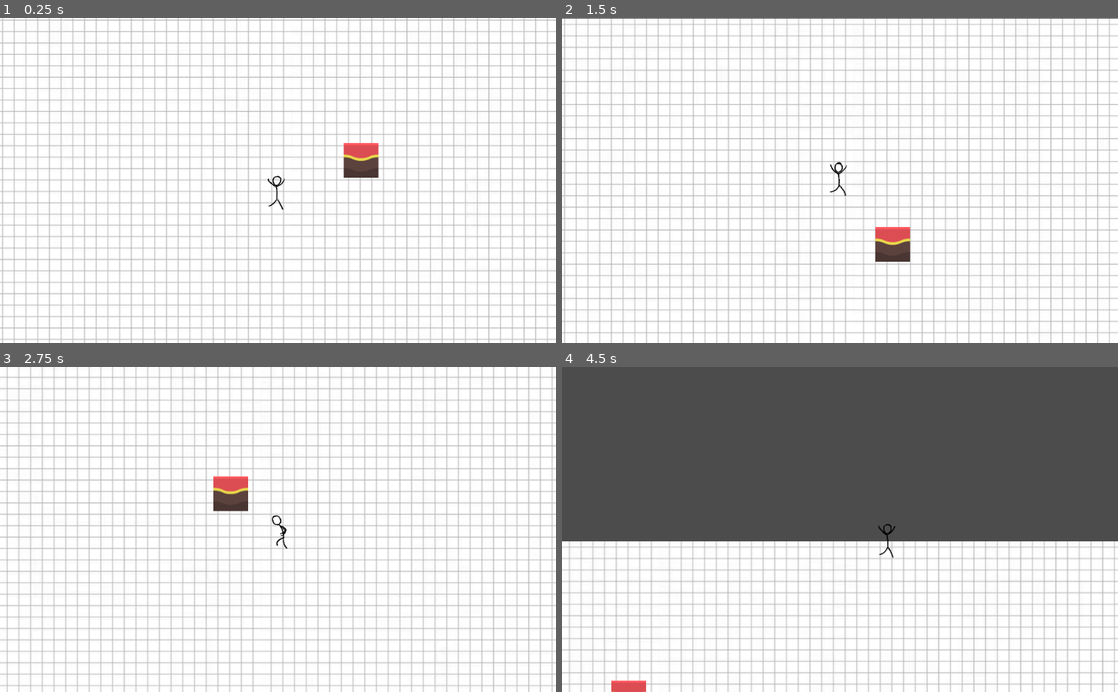
Above: before the commit, frames 1-4 (two rows, left to right).
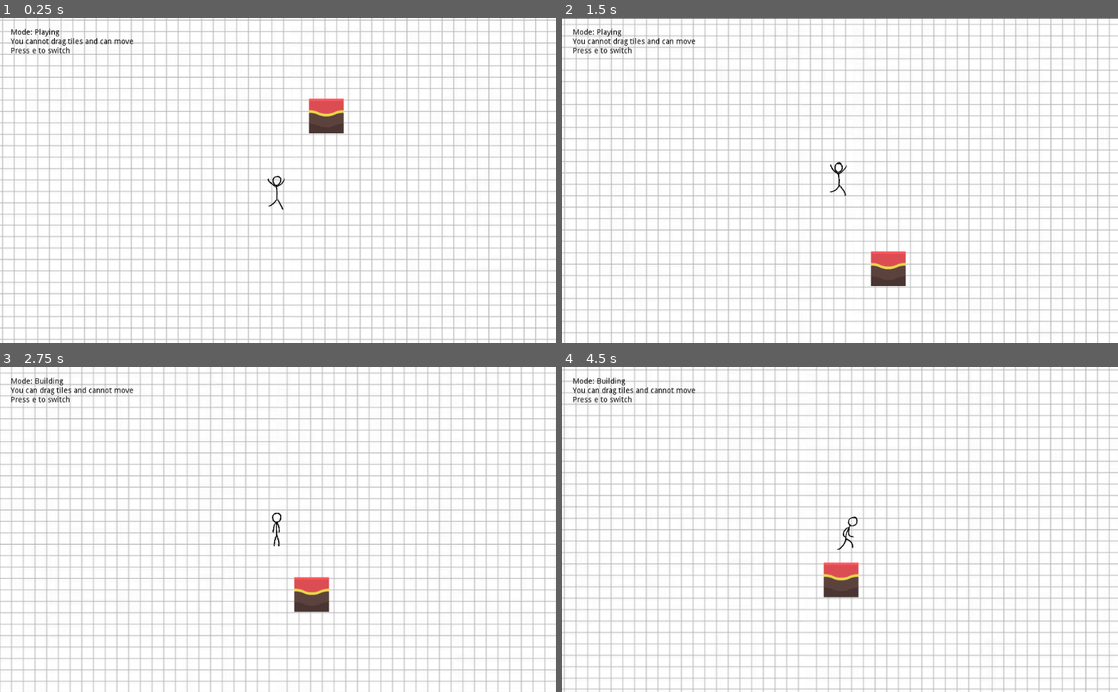
Above: after the commit, the same moments.

Repository: DominickRobinson/Supreme-Hen-Donkey
Game: Godot game, scene res://DemoScene.tscn
The game is run twice, just before and just after one commit, with the same random seed, the same clock (stepped at 60 frames per second) and the same inputs.
Inputs (mouse positions are in pixels of both pictures, inside the frame that each line leads up to):
- Up to frame 1 (0.25 s): no input
- Up to frame 2 (1.5 s): tap E (debug1) at 0.5, 1.25 s; drag from (656, 138) to (828, 196) at 0.52 s; drag from (923, 294) to (828, 151) at 1.27 s
- Up to frame 3 (2.75 s): tap E (debug1) at 2 s; move the mouse to (333, 458) at 2.02 s; press the mouse at (333, 458) at 2.03 s; hold A (left) from 2.03 s (still down)
- Up to frame 4 (4.5 s): release A (left) at 2.75 s; release the mouse at (895, 458) at 2.75 s; tap E (debug1) at 2.75, 3.5, 4.15, 4.25 s; drag from (812, 594) to (812, 688) at 2.77 s; move the mouse to (1006, 578) at 3.52 s; press the mouse at (1006, 578) at 3.53 s; hold D (right) 3.53-4.25 s; tap Space (jump) at 3.77 s; release the mouse at (1006, 578) at 4.25 s; drag from (673, 480) to (890, 532) at 4.27 s

The runs differ from the first frame. In frame 1, 1.7% of the frame differs, in the area x 1-69%, y 3-50%; in frame 2, 1.6%; in frame 3, 33%; in frame 4, 67%, in the area x 0-100%, y 0-100%.

Commit message:
Switch from building to playing mode

Diff:
--- a/Supreme-Hen-Donkey/DemoScene.tscn
+++ b/Supreme-Hen-Donkey/DemoScene.tscn
@@ -6,13 +6,20 @@
 [ext_resource path="res://Prefabs/DraggableTile.tscn" type="PackedScene" id=4]
 [ext_resource path="res://Prefabs/DraggableTileBlock.tscn" type="PackedScene" id=5]
 [ext_resource path="res://Prefabs/MovingPlatform.tscn" type="PackedScene" id=6]
+[ext_resource path="res://GameManager.gd" type="Script" id=7]
+[ext_resource path="res://UI.tscn" type="PackedScene" id=8]
 
 [sub_resource type="RectangleShape2D" id=1]
 extents = Vector2( 30, 30 )
 
 [node name="DemoScene" type="Node2D"]
 
-[node name="Sprite" type="Sprite" parent="."]
+[node name="GameManager" type="Node2D" parent="."]
+position = Vector2( 66, 457 )
+script = ExtResource( 7 )
+playerNP = NodePath("../Player")
+
+[node name="Background" type="Sprite" parent="."]
 position = Vector2( 200, 557 )
 texture = ExtResource( 3 )
 region_enabled = true
@@ -21,8 +28,20 @@
 "_edit_lock_": true
 }
 
+[node name="CanvasLayer" type="CanvasLayer" parent="."]
+layer = 0
+
+[node name="UI" parent="CanvasLayer" instance=ExtResource( 8 )]
+margin_right = 44.0
+
 [node name="Player" parent="." instance=ExtResource( 1 )]
 position = Vector2( 63, 376 )
+HORIZONTAL_MAX_SPEED = 500.0
+FLOOR_ACCELERATION = 30.0
+AIR_ACCELERATION = 20.0
+JUMP_SPEED = 600.0
+WALL_JUMP_VERTICAL_SPEED = 600.0
+WALL_JUMP_HORIZONTAL_SPEED = 600.0
 
 [node name="StaticBody2D" type="StaticBody2D" parent="."]
 collision_layer = 3
@@ -52,10 +71,10 @@
 [node name="TileMap" type="TileMap" parent="."]
 format = 1
 
+[node name="DraggableTile2" parent="." instance=ExtResource( 5 )]
+position = Vector2( 152, 269 )
+
 [node name="DraggableTile" parent="." instance=ExtResource( 4 )]
-position = Vector2( -277, 364 )
+position = Vector2( -235, 377 )
 
 [node name="MovingPlatform" parent="DraggableTile" instance=ExtResource( 6 )]
-
-[node name="DraggableTile2" parent="." instance=ExtResource( 5 )]
-position = Vector2( 216, 351 )
--- /dev/null
+++ b/Supreme-Hen-Donkey/GameManager.gd
@@ -0,0 +1,49 @@
+extends Node2D
+
+var currPlayer := 1
+var currMode = Globals.Modes.PLAYING
+
+export(NodePath) var playerNP: NodePath
+onready var player = get_node(playerNP)
+
+signal switchMode(mode)
+
+# Called when the node enters the scene tree for the first time.
+func _ready():
+	pass # Replace with function body.
+
+
+# Called every frame. 'delta' is the elapsed time since the previous frame.
+#func _process(delta):
+#	pass
+
+func changeEnabled(obj, enabled):
+	obj.set_process(enabled)
+	obj.set_physics_process(enabled)
+	obj.set_process_input(enabled)
+
+
+func _input(event):
+	if event.is_action_pressed("debug1"):
+		print("Disabling")
+		switchMode()
+
+
+func switchMode():
+	if currMode == Globals.Modes.PLAYING:
+		switchModeBuilding()
+
+	elif currMode == Globals.Modes.BUILDING:
+		switchModePlaying()
+
+
+func switchModePlaying():
+	currMode = Globals.Modes.PLAYING
+	changeEnabled(player, true)
+	emit_signal('switchMode', Globals.Modes.PLAYING)
+
+
+func switchModeBuilding():
+	currMode = Globals.Modes.BUILDING
+	changeEnabled(player, false)
+	emit_signal('switchMode', Globals.Modes.BUILDING)
--- a/Supreme-Hen-Donkey/Player.tscn
+++ b/Supreme-Hen-Donkey/Player.tscn
@@ -27,7 +27,6 @@
 [ext_resource path="res://GCS - SHD/animation/Stick people/Jumping/Jump-2.png" type="Texture" id=25]
 [ext_resource path="res://GCS - SHD/animation/Stick people/Jumping/Jump-3.png" type="Texture" id=26]
 
-
 [sub_resource type="CapsuleShape2D" id=6]
 radius = 16.0
 height = 32.0
@@ -46,10 +45,10 @@
 
 [sub_resource type="SpriteFrames" id=7]
 animations = [ {
-"frames": [ ExtResource( 1 ), ExtResource( 3 ), ExtResource( 4 ), ExtResource( 5 ), ExtResource( 6 ), ExtResource( 7 ) ],
+"frames": [ ExtResource( 16 ), ExtResource( 22 ), ExtResource( 17 ), ExtResource( 18 ), ExtResource( 19 ), ExtResource( 21 ) ],
 "loop": true,
-"name": "Idle",
-"speed": 10.0
+"name": "Falling",
+"speed": 15.0
 }, {
 "frames": [ ExtResource( 9 ), ExtResource( 10 ), ExtResource( 14 ), ExtResource( 12 ), ExtResource( 11 ), ExtResource( 13 ), ExtResource( 8 ) ],
 "loop": true,
@@ -61,10 +60,10 @@
 "name": "Jumping",
 "speed": 15.0
 }, {
-"frames": [ ExtResource( 16 ), ExtResource( 22 ), ExtResource( 17 ), ExtResource( 18 ), ExtResource( 19 ), ExtResource( 21 ) ],
+"frames": [ ExtResource( 1 ), ExtResource( 3 ), ExtResource( 4 ), ExtResource( 5 ), ExtResource( 6 ), ExtResource( 7 ) ],
 "loop": true,
-"name": "Falling",
-"speed": 15.0
+"name": "Idle",
+"speed": 10.0
 } ]
 
 [node name="Player" type="RigidBody2D"]
--- a/Supreme-Hen-Donkey/Scripts/DraggableTile.gd
+++ b/Supreme-Hen-Donkey/Scripts/DraggableTile.gd
@@ -5,10 +5,12 @@
 onready var tileMap = get_node(tileMapNP)
 
 var mouseOffset
-var following: bool = false
+var following := false
+var canDrag := false
 var collision: CollisionShape2D
 var startPos: Vector2
 var kinematicChild: KinematicBody2D
+
 
 func _ready():
 	startPos = position
@@ -25,6 +27,8 @@
 #	mouseOffset = collision.shape.extents
 	mouseOffset = tileMap.cell_size / 2
 
+	get_node("../GameManager/").connect('switchMode', self, '_on_switchMode')
+
 
 func _physics_process(delta):
 	if following:
@@ -34,14 +38,14 @@
 func _input_event(viewport, event, shape_idx):
 	# Start dragging when clicked on
 	if event.is_action_pressed("click"):
-		if event.is_pressed():
-#			print('Click')
+		if event.is_pressed() && canDrag:
+			print(canDrag)
 			following = true
 			pickupTile()
 
 
 func _input(event):
-	# Release and put on tilemap
+	# Release and put on world
 	if event.is_action_released("click"):
 		if following:
 			following = false
@@ -64,7 +68,22 @@
 	var tileType = 0
 	kinematicChild.add_child(collision)
 	collision.position = Vector2.ZERO
+
+
+func _on_switchMode(mode):
+	match mode:
+		Globals.Modes.PLAYING:
+			switchModePlaying()
+
+		Globals.Modes.BUILDING:
+			switchModeBuilding()
+
+
+func switchModePlaying():
 	kinematicChild.enabled = true
+	canDrag = false
 
-	# DEBUG Reset tile to original position
-#	position = startPos
+
+func switchModeBuilding():
+	kinematicChild.enabled = false
+	canDrag = true
--- /dev/null
+++ b/Supreme-Hen-Donkey/Scripts/Globals.gd
@@ -0,0 +1,3 @@
+extends Node
+
+enum Modes {PLAYING, BUILDING}
--- /dev/null
+++ b/Supreme-Hen-Donkey/Scripts/ModeIndicator.gd
@@ -0,0 +1,15 @@
+extends Label
+
+
+func _ready():
+	set_text('Mode: Playing\nYou cannot drag tiles and can move\nPress e to switch')
+	get_node("/root/DemoScene/GameManager/").connect('switchMode', self, '_on_switchMode')
+
+
+func _on_switchMode(mode):
+	match mode:
+		Globals.Modes.PLAYING:
+			set_text('Mode: Playing\nYou cannot drag tiles and can move\nPress e to switch')
+
+		Globals.Modes.BUILDING:
+			set_text('Mode: Building\nYou can drag tiles and cannot move\nPress e to switch')
--- /dev/null
+++ b/Supreme-Hen-Donkey/UI.tscn
@@ -0,0 +1,23 @@
+[gd_scene load_steps=2 format=2]
+
+[ext_resource path="res://Scripts/ModeIndicator.gd" type="Script" id=1]
+
+[node name="UI" type="MarginContainer"]
+margin_left = 20.0
+margin_top = 20.0
+margin_right = 20.0
+margin_bottom = 20.0
+__meta__ = {
+"_edit_use_anchors_": false
+}
+
+[node name="VBoxContainer" type="VBoxContainer" parent="."]
+margin_right = 44.0
+margin_bottom = 14.0
+
+[node name="Label" type="Label" parent="VBoxContainer"]
+margin_right = 44.0
+margin_bottom = 14.0
+custom_colors/font_color = Color( 0, 0, 0, 1 )
+text = "Mode: "
+script = ExtResource( 1 )
--- a/Supreme-Hen-Donkey/project.godot
+++ b/Supreme-Hen-Donkey/project.godot
@@ -23,6 +23,10 @@
 config/name="Supreme-Hen-Donkey"
 run/main_scene="res://DemoScene.tscn"
 config/icon="res://icon.png"
+
+[autoload]
+
+Globals="*res://Scripts/Globals.gd"
 
 [gdnative]
 
Not shown: 1 places in Supreme-Hen-Donkey/DemoScene.tscn that only renumber resources
